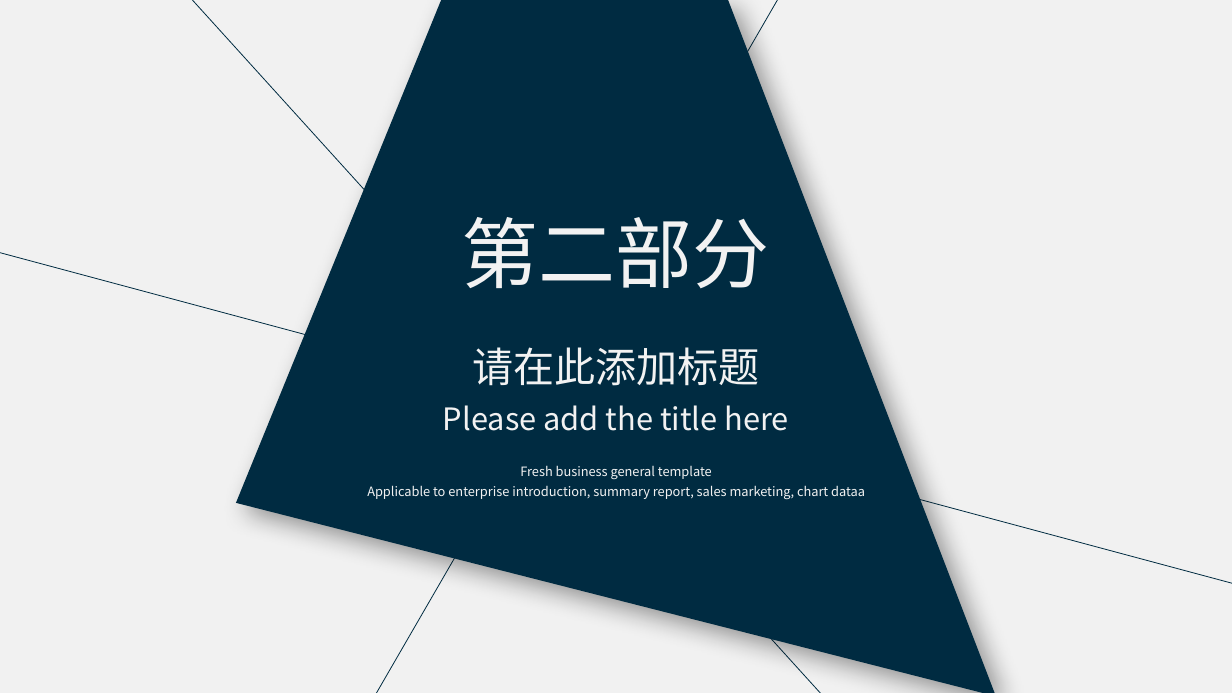
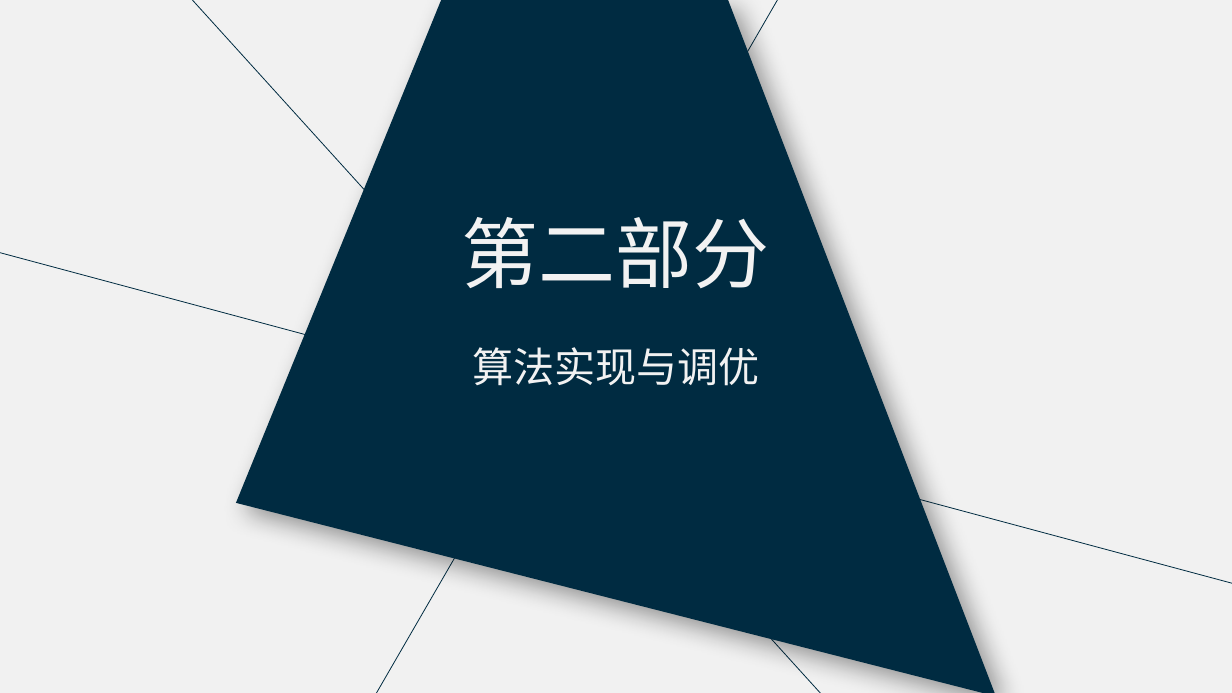
Before and after one commit to l3155/Excercise, a slide deck: slide 7 of 数据分析竞赛_张军军.pptx (slide 8 before the commit). Drawn at 1232x693 pixels with LibreOffice and Linux fonts; fonts in the diff are those of the drawing. Boxes give left, top, right and bottom in pixels: in the first picture for what was removed or moved away, otherwise in the second. Text is boxed around its words. In the diff, an @@ line names an element or a change of style, - is before the commit and + after.

```diff
--- a/数据分析竞赛_张军军.pptx
+++ b/数据分析竞赛_张军军.pptx
@@ text at (472, 347, 760, 386): text changed @@
-请在此添加标题
+算法实现与调优
@@ text removed at (443, 405, 789, 431) @@
-Please add the title here
@@ text removed at (367, 465, 865, 499) @@
-Fresh business general template
-Applicable to enterprise introduction, summary report, sales marketing, chart dataa
```
Also in this commit, not shown: 5 other slides changed, 7 slides added, 21 slides removed.
